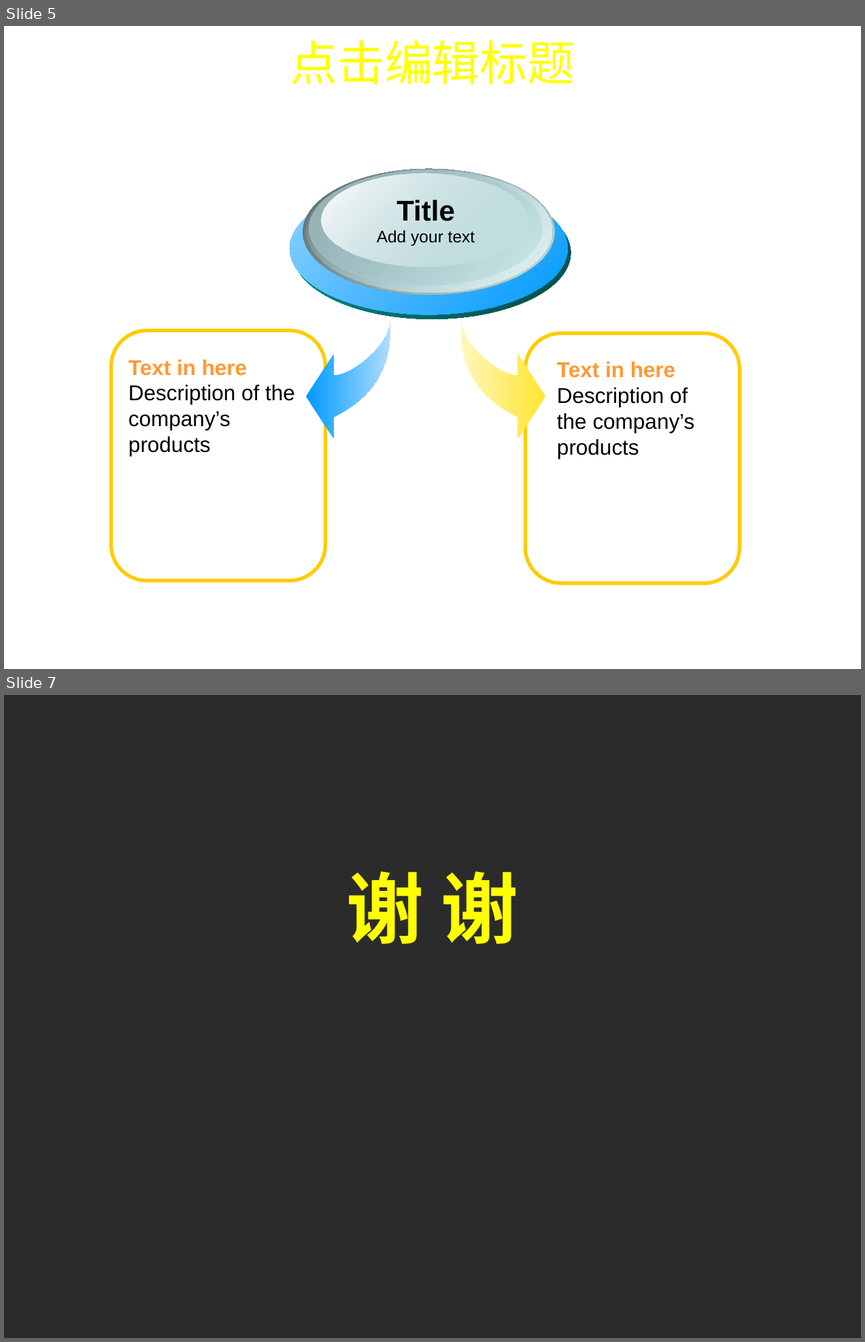
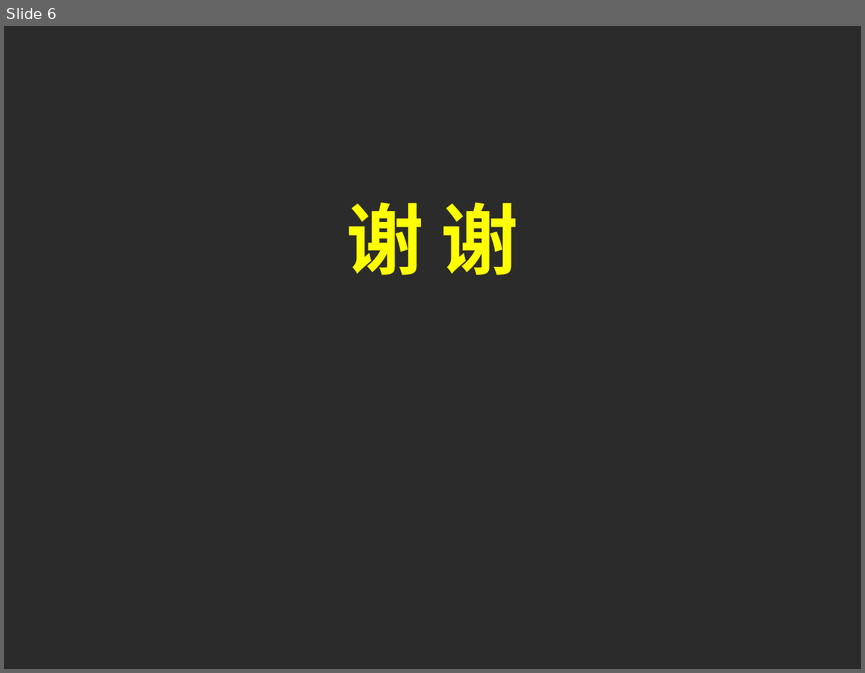
Before and after one commit to rockhe168/MyDocument, a slide deck: PPT/Ctrip/TFS规则.ppt. Shown one above the other, each under a label of ours: slides 5 and 7 before the commit, slide 6 after it; the slides between them are not shown. The pictures are 865x1342 and 865x673 pixels, drawn with LibreOffice and Linux fonts; fonts in the diff are those of the drawing; background and template pictures are left out; a plain dark background stands for a picture behind light text. Boxes give left, top, right and bottom in pixels: in the first picture for what was removed or moved away, otherwise in the second. Text is boxed around its words. In the diff, an @@ line names an element or a change of style, - is before the commit and + after.

```diff
--- a/PPT/Ctrip/TFS规则.ppt
+++ b/PPT/Ctrip/TFS规则.ppt
@@ slide 5 removed at (4, 26, 861, 669), background picture (left out) @@
@@ title removed at (290, 40, 575, 84) @@
-点击编辑标题
@@ group removed at (290, 169, 570, 318): 6 ellipses @@
@@ text removed at (377, 199, 475, 246) @@
-Title
-Add your text
@@ freeform shape removed at (111, 330, 325, 580) @@
@@ freeform shape removed at (306, 322, 390, 438) @@
@@ freeform shape removed at (461, 322, 545, 438) @@
@@ freeform shape removed at (525, 333, 739, 583) @@
@@ text removed at (128, 359, 295, 456) @@
-Text in here Description of the company’s products
@@ text removed at (557, 361, 695, 458) @@
-Text in here Description of the company’s products
@@ page number removed at (626, 611, 825, 624) @@
-5
@@ what was slide 7 is now slide 6 @@
```
Also in this commit, not shown: 1 slide changed, 4 slides added, 4 other slides removed, 10 other files.
